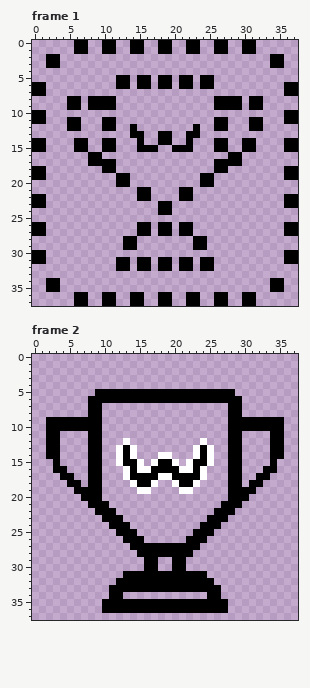
Two versions of one pixel-art file, support/images/trophy.aseprite. The first picture shows the starting point.
38x38 pixels, 2 frames. Shown: frame 1, frame 2.
Once edited:
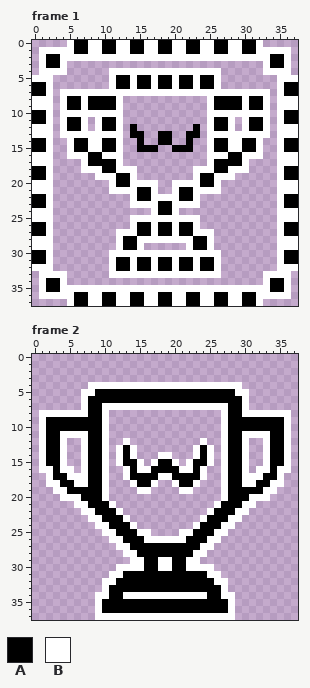
Palette (. is transparent): A #000000  B #ffffff
What changed:
layer "outlined" now hidden
layer "outlined_white" added
layer "dotted_outline" added
--- frame 1, layer "dotted_outline"
@@ x 0..37 @@
- 0 ......AA..AA..AA..AA..AA..AA..AA......
- 1 ......AA..AA..AA..AA..AA..AA..AA......
- 2 ..AA..............................AA..
- 3 ..AA..............................AA..
- 4 ......................................
- 5 ............AA.AA.AA.AA.AA............
- 6 AA..........AA.AA.AA.AA.AA..........AA
- 7 AA..................................AA
- 8 .....AA.AAAA..............AAAA.AA.....
- 9 .....AA.AAAA..............AAAA.AA.....
-10 AA..................................AA
-11 AA...AA...AA..............AA...AA...AA
-12 .....AA...AA..A........A..AA...AA.....
-13 ..............AA..AA..AA..............
-14 AA....AA..AA...A..AA..A...AA..AA....AA
-15 AA....AA..AA...AAA..AAA...AA..AA....AA
-16 ........AA..................AA........
-17 ........AAAA..............AAAA........
-18 AA........AA..............AA........AA
-19 AA..........AA..........AA..........AA
-20 ............AA..........AA............
-21 ...............AA....AA...............
-22 AA.............AA....AA.............AA
-23 AA................AA................AA
-24 ..................AA..................
-25 ......................................
-26 AA.............AA.AA.AA.............AA
-27 AA.............AA.AA.AA.............AA
-28 .............AA........AA.............
-29 .............AA........AA.............
-30 AA..................................AA
-31 AA..........AA.AA.AA.AA.AA..........AA
-32 ............AA.AA.AA.AA.AA............
-33 ......................................
-34 ..AA..............................AA..
-35 ..AA..............................AA..
-36 ......AA..AA..AA..AA..AA..AA..AA......
-37 ......AA..AA..AA..AA..AA..AA..AA......
+ 0 .....BAABBAABBAABBAABBAABBAABBAAB.....
+ 1 .BBBBBAABBAABBAABBAABBAABBAABBAABBBBB.
+ 2 .BAABBBBBBBBBBBBBBBBBBBBBBBBBBBBBBAAB.
+ 3 .BAAB............................BAAB.
+ 4 .BBBB......BBBBBBBBBBBBBBBB......BBBB.
+ 5 BBB........BAABAABAABAABAAB........BBB
+ 6 AAB........BAABAABAABAABAAB........BAA
+ 7 AAB.BBBBBBBBBBBBBBBBBBBBBBBBBBBBBB.BAA
+ 8 BBB.BAABAAAAB............BAAAABAAB.BBB
+ 9 BBB.BAABAAAAB............BAAAABAAB.BBB
+10 AAB.BBBBBBBBB............BBBBBBBBB.BAA
+11 AAB.BAAB.BAAB............BAAB.BAAB.BAA
+12 BBB.BAAB.BAAB.A........A.BAAB.BAAB.BBB
+13 BBB.BBBBBBBBB.AA..AA..AA.BBBBBBBBB.BBB
+14 AAB..BAABBAAB..A..AA..A..BAABBAAB..BAA
+15 AAB..BAABBAAB..AAA..AAA..BAABBAAB..BAA
+16 BBB..BBBAABBB............BBBAABBB..BBB
+17 BBB....BAAAAB............BAAAAB....BBB
+18 AAB....BBBAABBB........BBBAABBB....BAA
+19 AAB......BBBAAB........BAABBB......BAA
+20 BBB........BAABBBB..BBBBAAB........BBB
+21 BBB........BBBBAAB..BAABBBB........BBB
+22 AAB...........BAABBBBAAB...........BAA
+23 AAB...........BBBBAABBBB...........BAA
+24 BBB..............BAAB..............BBB
+25 BBB...........BBBBBBBBBB...........BBB
+26 AAB...........BAABAABAAB...........BAA
+27 AAB.........BBBAABAABAABBB.........BAA
+28 BBB.........BAABBBBBBBBAAB.........BBB
+29 BBB.........BAAB......BAAB.........BBB
+30 AAB........BBBBBBBBBBBBBBBB........BAA
+31 AAB........BAABAABAABAABAAB........BAA
+32 BBB........BAABAABAABAABAAB........BBB
+33 .BBBB......BBBBBBBBBBBBBBBB......BBBB.
+34 .BAAB............................BAAB.
+35 .BAABBBBBBBBBBBBBBBBBBBBBBBBBBBBBBAAB.
+36 .BBBBBAABBAABBAABBAABBAABBAABBAABBBBB.
+37 .....BAABBAABBAABBAABBAABBAABBAAB.....
--- frame 2, layer "outlined_white"
@@ x 0..37 @@
  3 ......................................
- 4 ......................................
- 5 .........AAAAAAAAAAAAAAAAAAAA.........
- 6 ........AAAAAAAAAAAAAAAAAAAAAA........
- 7 ........AA..................AA........
- 8 ........AA..................AA........
- 9 ..AAAAAAAA..................AAAAAAAA..
-10 ..AAAAAAAA..................AAAAAAAA..
-11 ..AA....AA..................AA....AA..
-12 ..AA....AA...B..........B...AA....AA..
-13 ..AA....AA..BAB........BAB..AA....AA..
-14 ..AA....AA..BAB...BB...BAB..AA....AA..
-15 ...A....AA..BAAB.BAAB.BAAB..AA....A...
-16 ...AA...AA...BABBAAAABBAB...AA...AA...
-17 ....AA..AA...BAAAABBAAAAB...AA..AA....
-18 .....AA.AA....BAAB..BAAB....AA.AA.....
-19 ......AAAA.....BB....BB.....AAAA......
-20 .......AAA..................AAA.......
-21 ........AAA................AAA........
-22 .........AAA..............AAA.........
-23 ..........AAA............AAA..........
-24 ...........AAA..........AAA...........
-25 ............AAA........AAA............
-26 .............AAA......AAA.............
-27 ..............AAAAAAAAAA..............
-28 ...............AAAAAAAA...............
-29 ................AA..AA................
-30 ................AA..AA................
-31 .............AAAAAAAAAAAA.............
-32 ............AAAAAAAAAAAAAA............
-33 ...........AAAAAAAAAAAAAAAA...........
-34 ...........AA............AA...........
-35 ..........AAAAAAAAAAAAAAAAAA..........
-36 ..........AAAAAAAAAAAAAAAAAA..........
-37 ......................................
+ 4 ........BBBBBBBBBBBBBBBBBBBBBB........
+ 5 .......BBAAAAAAAAAAAAAAAAAAAABB.......
+ 6 .......BAAAAAAAAAAAAAAAAAAAAAAB.......
+ 7 .......BAABBBBBBBBBBBBBBBBBBAAB.......
+ 8 .BBBBBBBAAB................BAABBBBBBB.
+ 9 .BAAAAAAAAB................BAAAAAAAAB.
+10 .BAAAAAAAAB................BAAAAAAAAB.
+11 .BAABBBBAAB................BAABBBBAAB.
+12 .BAAB..BAAB..B..........B..BAAB..BAAB.
+13 .BAAB..BAAB.BAB........BAB.BAAB..BAAB.
+14 .BAAB..BAAB.BAB...BB...BAB.BAAB..BAAB.
+15 .BAAB..BAAB.BAAB.BAAB.BAAB.BAAB..BAAB.
+16 .BBABB.BAAB..BABBAAAABBAB..BAAB.BBABB.
+17 ..BAABBBAAB..BAAAABBAAAAB..BAABBBAAB..
+18 ..BBAABBAAB...BAAB..BAAB...BAABBAABB..
+19 ...BBAAAAAB....BB....BB....BAAAAABB...
+20 ....BBBAAAB................BAAABBB....
+21 ......BBAAAB..............BAAABB......
+22 .......BBAAAB............BAAABB.......
+23 ........BBAAAB..........BAAABB........
+24 .........BBAAAB........BAAABB.........
+25 ..........BBAAABB....BBAAABB..........
+26 ...........BBAAABBBBBBAAABB...........
+27 ............BBAAAAAAAAAABB............
+28 .............BBAAAAAAAABB.............
+29 ..............BBAABBAABB..............
+30 ............BBBBAABBAABBBB............
+31 ...........BBAAAAAAAAAAAABB...........
+32 ..........BBAAAAAAAAAAAAAABB..........
+33 ..........BAAAAAAAAAAAAAAAAB..........
+34 .........BBAABBBBBBBBBBBBAABB.........
+35 .........BAAAAAAAAAAAAAAAAAAB.........
+36 .........BAAAAAAAAAAAAAAAAAAB.........
+37 .........BBBBBBBBBBBBBBBBBBBB.........
Pixel boxes of the changes (left, top, right, bottom) in both pictures:
added: (32, 40, 298, 306)
changed: (39, 382, 291, 620)
